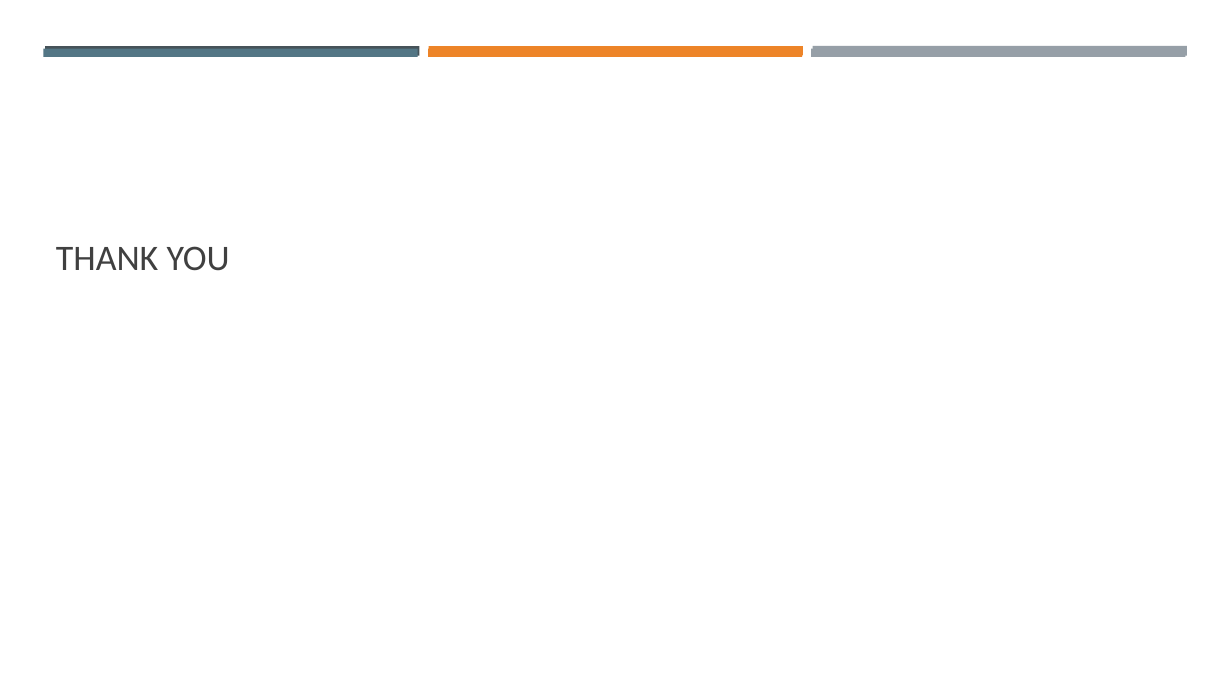
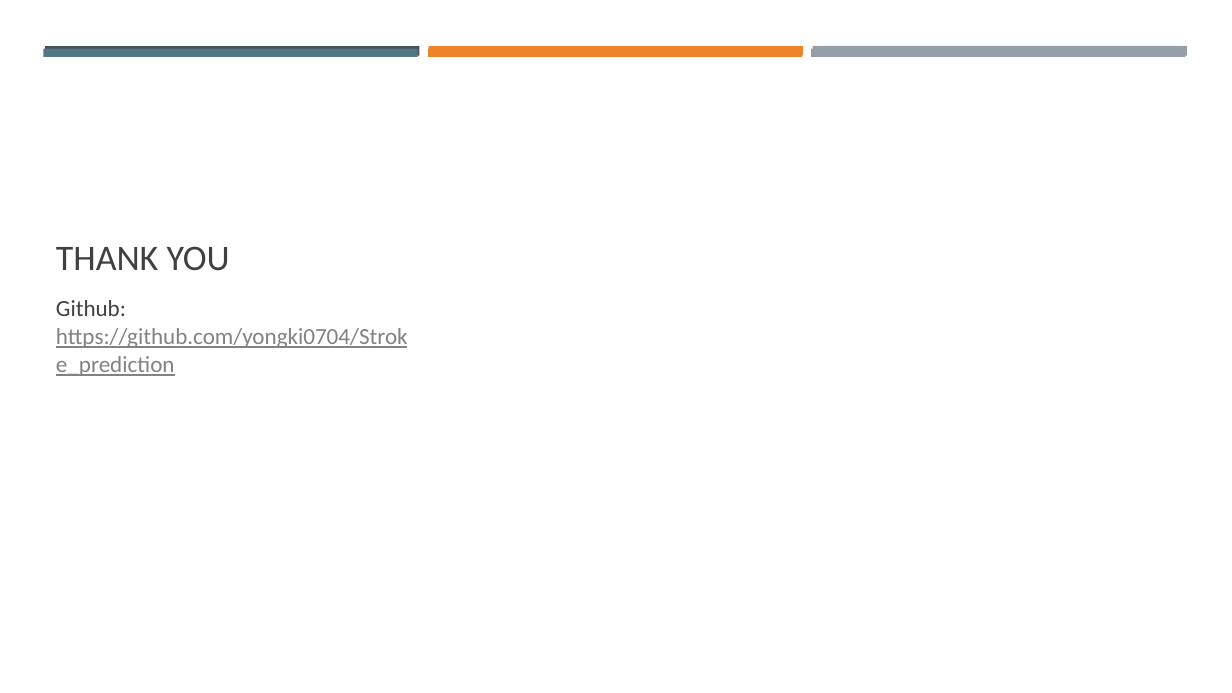
Before and after one commit to yongki0704/Stroke_prediction, a slide deck: slide 20 of Stroke prediction.pptx. Drawn at 1232x693 pixels with LibreOffice and Linux fonts; fonts in the diff are those of the drawing. Boxes give left, top, right and bottom in pixels: in the first picture for what was removed or moved away, otherwise in the second. Text is boxed around its words. In the diff, an @@ line names an element or a change of style, - is before the commit and + after.

```diff
--- a/Stroke prediction.pptx
+++ b/Stroke prediction.pptx
@@ text added at [56,300,408,376], 18 pt, text #828282, underline @@
+Github: https://github.com/yongki0704/Stroke_prediction
```
